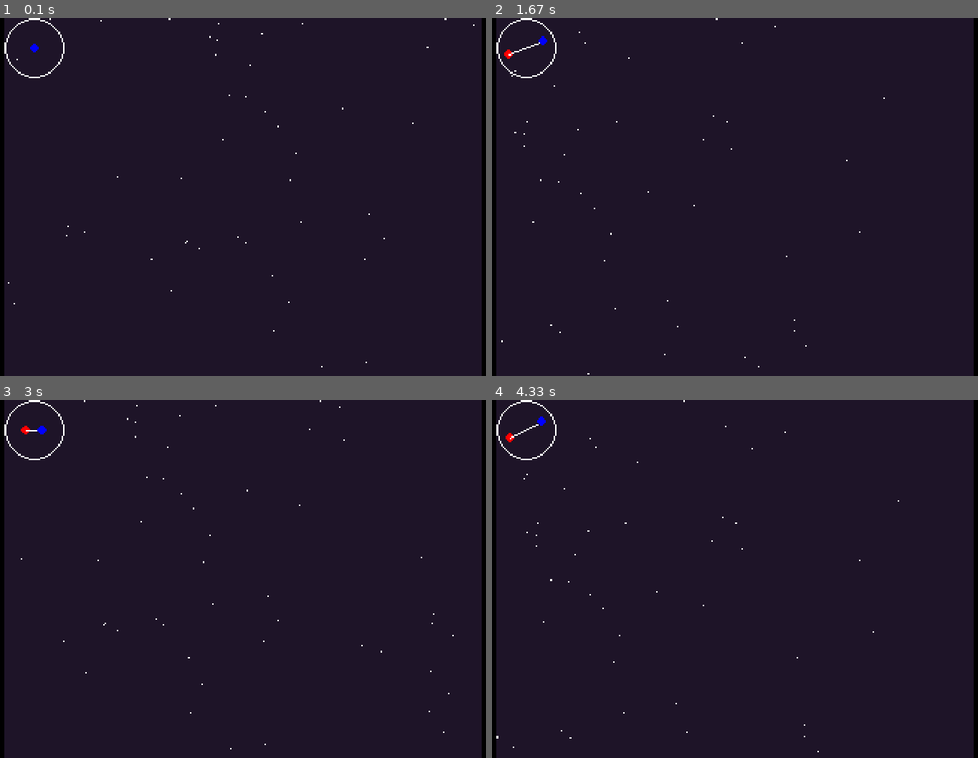
Above: before the commit, frames 1-4 (two rows, left to right).
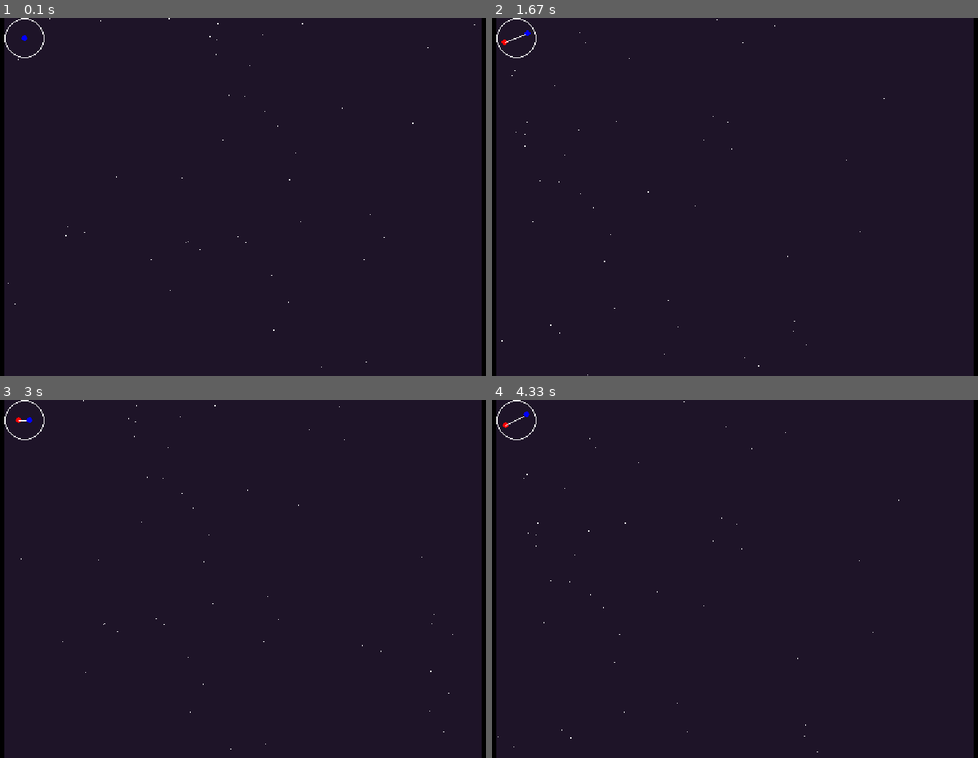
Above: after the commit, the same moments.

Repository: milktheinternet/pygameSummerJam2024
Game: pygame game, started from game.py
The game is run twice, just before and just after one commit, with the same random seed, the same clock (stepped at 60 frames per second) and the same inputs.
Inputs (mouse positions are in pixels of both pictures, inside the frame that each line leads up to):
- Up to frame 1 (0.1 s): no input
- Up to frame 2 (1.67 s): hold D 0.33-0.8 s; move the mouse to (710, 211) at 0.37 s; click (739, 222) at 0.88 s; hold W 1.17-1.47 s; click (584, 200) at 1.25 s; hold D from 1.5 s (still down); click (540, 143) at 1.58 s
- Up to frame 3 (3 s): release D at 1.97 s; hold A 2-2.53 s; click (335, 453) at 2.08 s; hold S 2.57-2.87 s; click (315, 611) at 2.65 s; hold A from 2.9 s (still down); click (257, 457) at 2.98 s
- Up to frame 4 (4.33 s): release A at 3.3 s; hold W 3.33-3.7 s; click (506, 568) at 3.42 s; hold D from 3.73 s (still down); click (744, 618) at 3.82 s

The runs differ from the first frame. In frame 1, 0.3% of the frame differs, in the area x 0-98%, y 0-98%; in frame 2, 0.4%, in the area x 0-81%, y 0-100%; in frame 3, 0.4%; in frame 4, 0.4%.

Commit message:
updated gamecards

Diff:
--- a/game.py
+++ b/game.py
@@ -12,7 +12,7 @@
         super().__init__()
         self.rendered_at = Vector()
 
-        self.MODE_NORMAL, self.MODE_HOVER, self.MODE_SELECT = 'normal hover select'.split()
+        self.MODE_NORMAL, self.MODE_HOVER, self.MODE_SELECT, self.MODE_ACTIVE = 'normal hover select active'.split()
         self.mode = self.MODE_NORMAL
 
         self.card = None
@@ -27,7 +27,6 @@
             if abs(dv.x) < 5 and abs(dv.y) < 5:
                 if game.click_inst:
                     self.mode = self.MODE_SELECT
-                    game.selected_star.mode = self.MODE_NORMAL
                     game.selected_star = self
                 else:
                     self.mode = self.MODE_HOVER
@@ -46,6 +45,8 @@
                 if not self.card:
                     self.card = Card()
                 self.card.draw(game)
+                color = (255, 0, 0)
+                pg.draw.circle(srf, color, (x, y), 1)
             else:
                 color = (255, 255, 255)
                 if self.mode == self.MODE_HOVER:
@@ -55,7 +56,7 @@
 
 
 class Game:
-    def __init__(self, nstars=1000, res=Vector(320, 240), winres=Vector(500*16//9, 500)):
+    def __init__(self, nstars=1000, winres=Vector(500*16//9, 500), res=Vector(480, 360)):
         self.dis = Display(res, winres)
         self.srf = self.dis.srf
         self.active = True
@@ -100,6 +101,7 @@
                 if event.key == pg.K_d:
                     self.right = False
             elif event.type == pg.MOUSEBUTTONDOWN:
+                self.selected_star.mode = self.selected_star.MODE_NORMAL
                 self.click_inst = True
             elif event.type == pg.QUIT:
                 self.active = False
--- a/gamecard.py
+++ b/gamecard.py
@@ -1,12 +1,16 @@
 import pygame as pg
 from random import random, randint, choice
 from gamemath import Vector
+from planet_img_gen import gen_planet
 
 
 class Card:
     def __init__(self):
-        self.size = Vector(90, 120)
+        w = 150
+        self.size = Vector(w, w*16//9)
         self.srf = pg.Surface(self.size.tuple)
+        self.image = gen_planet(Vector([self.size.x*0.9]*2))
+        self.srf.blit(self.image, (0,0))
 
     def draw(self, game):
         game.after_render.append(lambda: game.srf.blit(self.srf, (game.dis.res.x - self.size.x, 0)))
--- a/gamemath.py
+++ b/gamemath.py
@@ -3,7 +3,7 @@
 
 
 class Vector:
-    def __init__(self, x: tuple | float | int = 0.0, y: float | int = 0.0):
+    def __init__(self, x: list | tuple | float | int = 0.0, y: float | int = 0.0):
         if isinstance(x, list) or isinstance(x, tuple):
             self.x, self.y = x
         else:
--- /dev/null
+++ b/planet_img_gen.py
@@ -0,0 +1,11 @@
+import pygame as pg
+from gamemath import Vector
+
+
+def gen_planet(size: Vector, humidity=1.0, temperature=0.5):
+    srf = pg.Surface(size.tuple)
+    water = (0, 0, 255)
+    land = (200, 150, 100)
+    radius = size.x/2
+    pg.draw.circle(srf, water, (size/2).tuple, radius)
+    return srf
